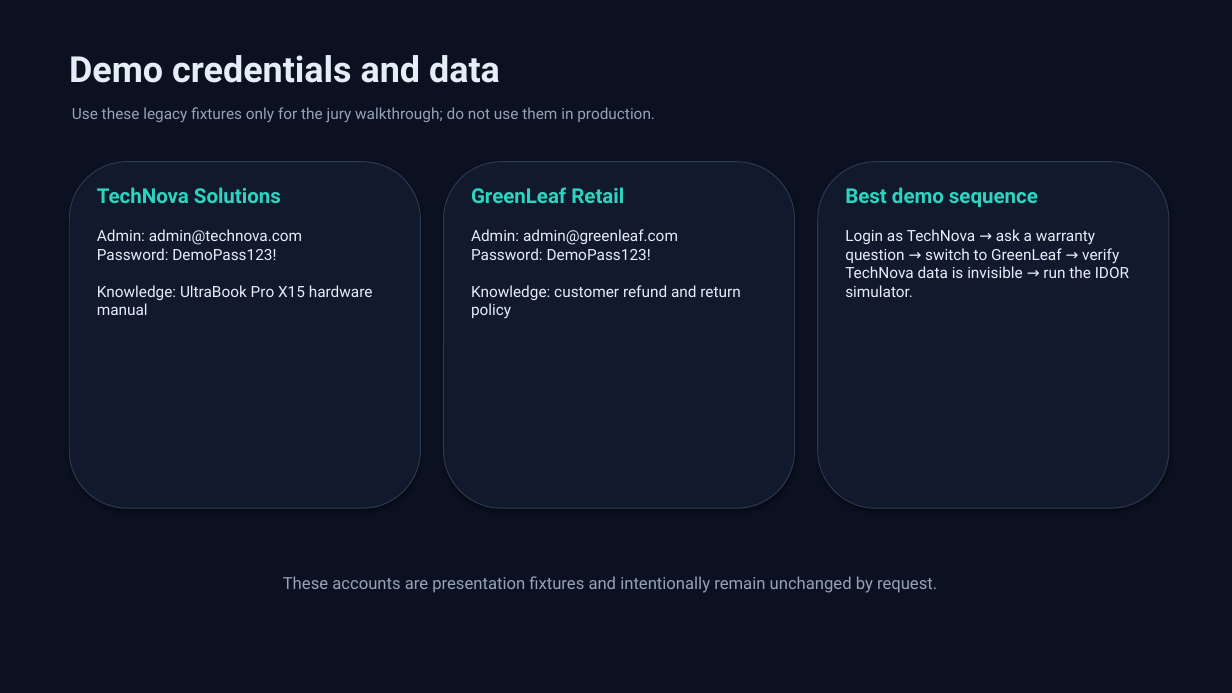
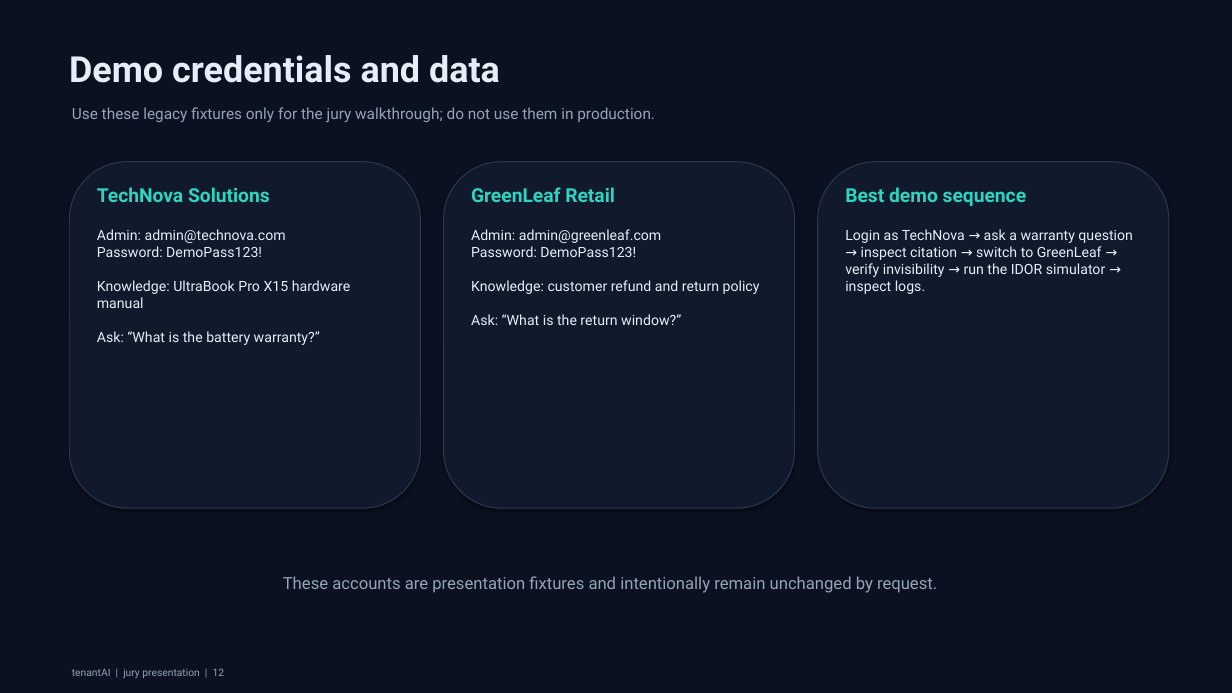
Before and after one commit to aksharganji23/tenantAI, a slide deck: slide 12 of presentation/SaaSsum_AI_Presentation.pptx. Drawn at 1232x693 pixels with LibreOffice and Linux fonts; fonts in the diff are those of the drawing. Boxes give left, top, right and bottom in pixels: in the first picture for what was removed or moved away, otherwise in the second. Text is boxed around its words. In the diff, an @@ line names an element or a change of style, - is before the commit and + after.

```diff
--- a/presentation/SaaSsum_AI_Presentation.pptx
+++ b/presentation/SaaSsum_AI_Presentation.pptx
@@ size 16 to 15 pt in 3 elements at bbox=[97, 187, 270, 202], bbox=[471, 187, 615, 202], bbox=[845, 187, 1026, 206] @@
@@ text at bbox=[97, 229, 351, 345]: text changed; size 12 to 11 pt @@
-Admin: admin@technova.com
-Password: DemoPass123!
-Knowledge: UltraBook Pro X15 hardware manual
+Admin: admin@technova.com
+Password: DemoPass123!
+Knowledge: UltraBook Pro X15 hardware manual
+Ask: “What is the battery warranty?”
@@ text at bbox=[471, 229, 760, 325]: text changed; size 12 to 11 pt @@
-Admin: admin@greenleaf.com
-Password: DemoPass123!
-Knowledge: customer refund and return policy
+Admin: admin@greenleaf.com
+Password: DemoPass123!
+Knowledge: customer refund and return policy
+Ask: “What is the return window?”
@@ text at bbox=[845, 229, 1133, 294]: text changed; size 12 to 11 pt @@
-Login as TechNova → ask a warranty question → switch to GreenLeaf → verify TechNova data is invisible → run the IDOR simulator.
+Login as TechNova → ask a warranty question → inspect citation → switch to GreenLeaf → verify invisibility → run the IDOR simulator → inspect logs.
@@ text added at bbox=[72, 668, 225, 678], 8 pt, text #94A3B8 @@
+tenantAI | jury presentation | 12
```
Also in this commit, not shown: 22 other slides changed, 1 other file.
